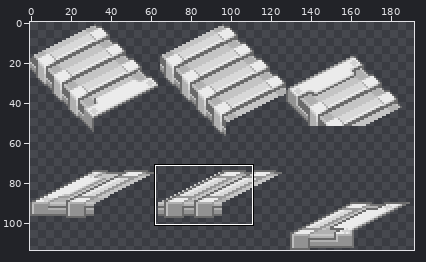
A sprite sheet gets an edit: server/assets/tiles/stairs/bullpoopstairscanfrackthemselves.png. Above, an overview of the earlier version with the close-up marked.
Close-up. Old version:
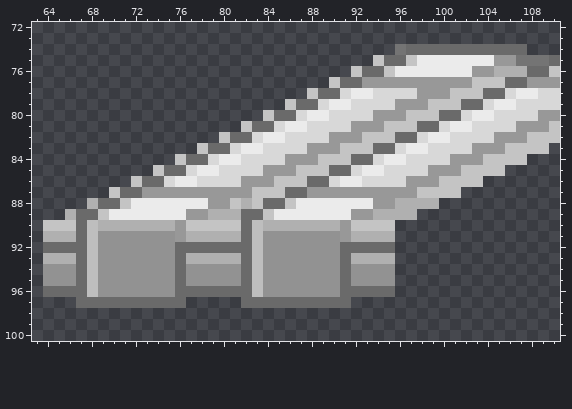
The file is 192x114 pixels. Colours within 5 levels of each other are drawn and written as one. Shown: x 63..110, y 72..100. The commit also changed other parts of the picture, which this record leaves out.
And afterwards:
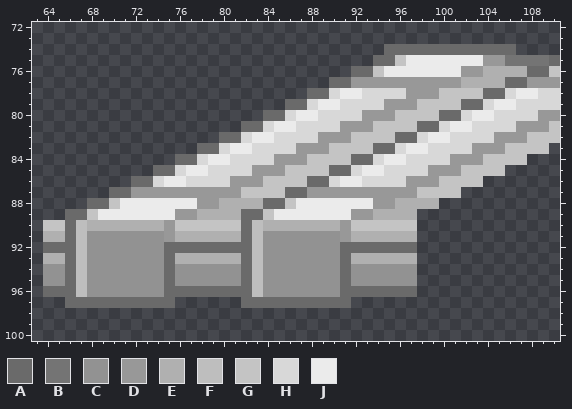
Palette (. is transparent): A #6a6a6a  B #747474  C #929292  D #989898  E #b0b0b0  F #bebebe  G #c4c4c4  H #d8d8d8  J #ebebeb
Change:
@@ x 63..110 @@
  73 ................................................
- 74 .................................BAAAAAAAAAAA...
- 75 ...............................GAAGJJJJJJJDDBBBA
- 76 .............................GAAGJJJJJJJDDEEEAAG
- 77 ...........................GAADDDDDDDDDDGGGAADDD
- 78 .........................GAAHJJHHHHDDDGGGAAHJJHH
- 79 .......................GAAHJJHHHHDDDGGGAAHJJHHHH
- 80 .....................GAAHJJHHHHDDDGGGAAHJJHHHHDD
- 81 ...................GAAHJJHHHHDDDGGGAAHJJHHHHDDDG
- 82 .................GAAHJJHHHHDDDGGGAAHJJHHHHDDDGGG
- 83 ...............GAAHJJHHHHDDDGGGAAHJJHHHHDDDGGGG.
- 84 .............GAAHJJHHHHDDDGGGAAHJJHHHHDDDGGGG...
- 85 ...........GAAHJJHHHHDDDGGGAAHJJHHHHDDDGGGG.....
- 86 .........GAAHJJHHHHDDDGGGAAHJJHHHHDDDGGGG.......
- 87 .......GAADDDDDDDDDDGGGAADDDDDDDDDDGGGG.........
- 88 .....EAAGJJJJJJJDDGEGAAGJJJJJJJDDEEEE...........
- 89 ...EAAGJJJJJJJDDEEEAAGJJJJJJJDDEEEE.............
- 90 .GGGAFEEEEEEEDGGGGGAFEEEEEEEDGGGG...............
- 91 .EEEAFCCCCCCCDEEEEEAFCCCCCCCDEEEE...............
- 92 .AAAAFCCCCCCCAAAAAAAFCCCCCCCAAAAA...............
- 93 .EEEAFCCCCCCCAEEEEEAFCCCCCCCAEEEE...............
- 94 .CCCAFCCCCCCCACCCCCAFCCCCCCCACCCC...............
- 95 .CCCAFCCCCCCCACCCCCAFCCCCCCCACCCC...............
- 96 .AAAAFCCCCCCCAAAAAAAFCCCCCCCAAAAA...............
- 97 ....AAAAAAAAAA.....AAAAAAAAAA...................
+ 74 ................................AAAAAAAAAAAA....
+ 75 ...............................AAGJJJJJJJDDBBBBA
+ 76 .............................AAGJJJJJJJDDEEEEAAG
+ 77 ...........................AADDDDDDDDDDEEEEAADDD
+ 78 .........................AAHJJHHHHDDDGGGGAAHJJHH
+ 79 .......................AAHJJHHHHDDDGGGGAAHJJHHHH
+ 80 .....................AAHJJHHHHDDDGGGGAAHJJHHHHDD
+ 81 ...................AAHJJHHHHDDDGGGGAAHJJHHHHDDDG
+ 82 .................AAHJJHHHHDDDGGGGAAHJJHHHHDDDGGG
+ 83 ...............AAHJJHHHHDDDGGGGAAHJJHHHHDDDGGGG.
+ 84 .............AAHJJHHHHDDDGGGGAAHJJHHHHDDDGGGG...
+ 85 ...........AAHJJHHHHDDDGGGGAAHJJHHHHDDDGGGG.....
+ 86 .........AAHJJHHHHDDDGGGGAAHJJHHHHDDDGGGG.......
+ 87 .......AADDDDDDDDDDGGGGAADDDDDDDDDDGGGG.........
+ 88 .....AAGJJJJJJJDDEEEEAAGJJJJJJJDDEEEE...........
+ 89 ...AAGJJJJJJJDDEEEEAAGJJJJJJJDDEEEE.............
+ 90 .GGAFEEEEEEEDGGGGGGAFEEEEEEEDGGGGGG.............
+ 91 .EEAFCCCCCCCDEEEEEEAFCCCCCCCDEEEEEE.............
+ 92 .AAAFCCCCCCCAAAAAAAAFCCCCCCCAAAAAAA.............
+ 93 .EEAFCCCCCCCAEEEEEEAFCCCCCCCAEEEEEE.............
+ 94 .CCAFCCCCCCCACCCCCCAFCCCCCCCACCCCCC.............
+ 95 .CCAFCCCCCCCACCCCCCAFCCCCCCCACCCCCC.............
+ 96 .AAAFCCCCCCCAAAAAAAAFCCCCCCCAAAAAAA.............
+ 97 ...AAAAAAAAAA......AAAAAAAAAA...................
  98 ................................................
Changed places in both close-ups, as pixel boxes (x1, y1, x2, y2):
changed: (65, 44, 527, 308)
